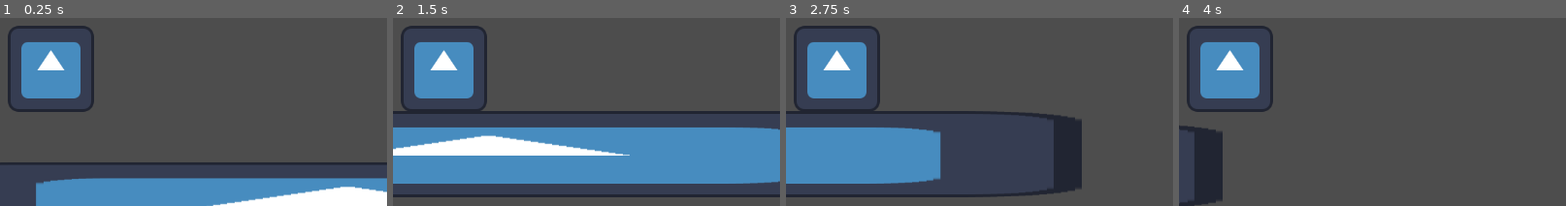
Above: before the commit, frames 1-4 (left to right).
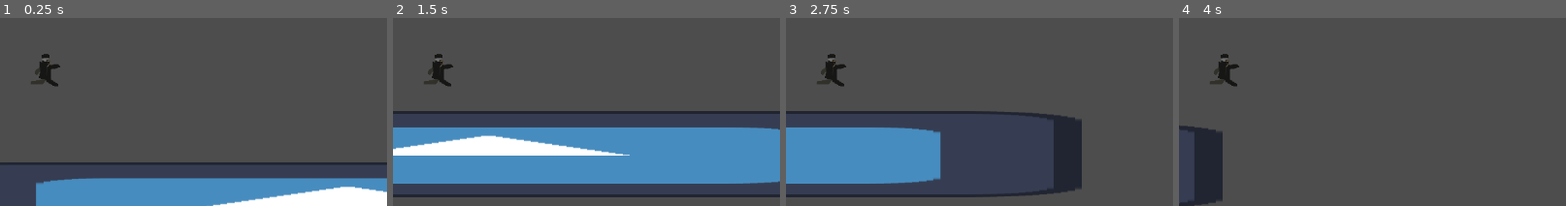
Above: after the commit, the same moments.

Repository: Dyspor/cplatformer
Game: Godot game, scene res://game.tscn
Two runs of this game, one before a commit and one after it. Both use one fixed random seed, a clock stepped at 60 frames per second and the inputs below. The engine's default icon, where the game draws it, is replaced by a stand-in: a white triangle on a blue panel in a dark square.
Inputs:
- Up to frame 1 (0.25 s): no input
- Up to frame 2 (1.5 s): tap Space (Jump) at 0.77 s
- Up to frame 3 (2.75 s): tap Space (Jump) at 1.52 s
- Up to frame 4 (4 s): tap Space (Jump) at 3.02, 3.77 s
The pictures show only the part of the screen within x 43-93%, y 36-86%; the shares and areas given below are measured in that part.

The runs differ from the first frame. In frame 1, 5.8% of the frame differs, in the area x 2-25%, y 4-50%; in frame 2, 5.7%; in frame 3, 5.7%; in frame 4, 5.8%.

Commit message:
Update game.tscn

Diff:
--- a/game.tscn
+++ b/game.tscn
@@ -1,10 +1,40 @@
-[gd_scene load_steps=5 format=3 uid="uid://ddsjhyoweemvi"]
+[gd_scene load_steps=10 format=3 uid="uid://dwb4ixrhkt8bx"]
 
 [ext_resource type="Texture2D" uid="uid://b8nk6e4dhuwkm" path="res://icon.svg" id="1_2ypar"]
 [ext_resource type="Script" path="res://playerController.gd" id="1_igih7"]
+[ext_resource type="Texture2D" uid="uid://btn6v5tqjr758" path="res://Assets/Player/CP-Player.png" id="2_ichee"]
 
 [sub_resource type="RectangleShape2D" id="RectangleShape2D_io54n"]
 size = Vector2(128, 128)
+
+[sub_resource type="AtlasTexture" id="AtlasTexture_otjsn"]
+atlas = ExtResource("2_ichee")
+region = Rect2(1, 0, 63, 64)
+
+[sub_resource type="AtlasTexture" id="AtlasTexture_p5yoi"]
+atlas = ExtResource("2_ichee")
+region = Rect2(1, 64, 63, 64)
+
+[sub_resource type="AtlasTexture" id="AtlasTexture_bqsbh"]
+atlas = ExtResource("2_ichee")
+region = Rect2(1, 128, 63, 64)
+
+[sub_resource type="SpriteFrames" id="SpriteFrames_au0rt"]
+animations = [{
+"frames": [{
+"duration": 1.0,
+"texture": SubResource("AtlasTexture_otjsn")
+}, {
+"duration": 1.0,
+"texture": SubResource("AtlasTexture_p5yoi")
+}, {
+"duration": 1.0,
+"texture": SubResource("AtlasTexture_bqsbh")
+}],
+"loop": true,
+"name": &"default",
+"speed": 8.0
+}]
 
 [sub_resource type="RectangleShape2D" id="RectangleShape2D_ct3ii"]
 size = Vector2(128.327, 20)
@@ -23,8 +53,9 @@
 
 [node name="Camera2D" type="Camera2D" parent="Player"]
 
-[node name="Sprite2D" type="Sprite2D" parent="Player"]
-texture = ExtResource("1_2ypar")
+[node name="AnimatedSprite2D" type="AnimatedSprite2D" parent="Player"]
+sprite_frames = SubResource("SpriteFrames_au0rt")
+frame_progress = 0.59547
 
 [node name="Ground" type="Node2D" parent="."]
 position = Vector2(516, 144)
